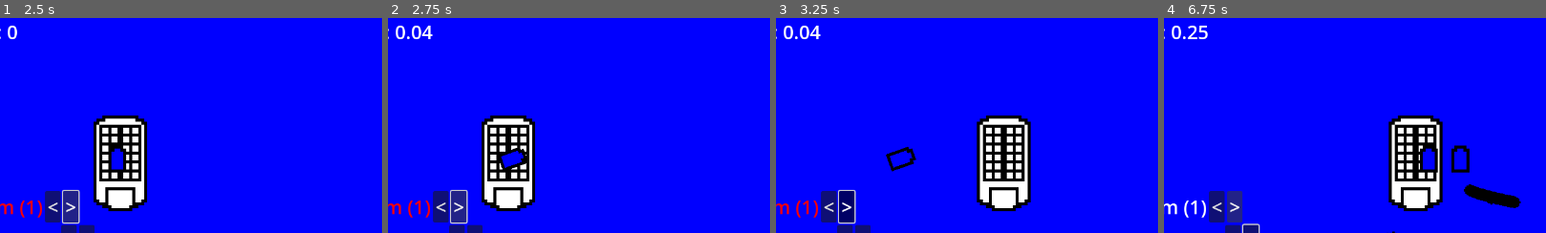
Above: before the commit, frames 1-4 (left to right).
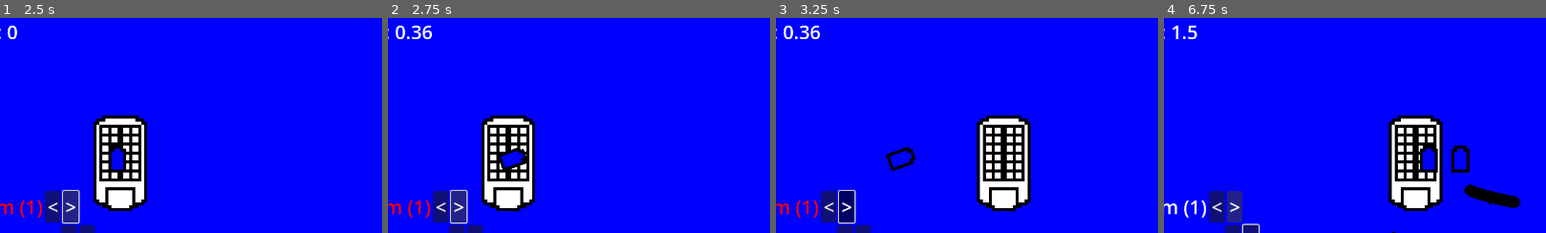
Above: after the commit, the same moments.

Repository: JoeyShapiro/ContainerCaptain
Game: Godot game, scene res://main.tscn
Same seed, same stepped clock (60 frames per second), same inputs: the game is played once before the commit and once after it.
Inputs:
- Up to frame 1 (2.5 s): click "New Game" at 0.5 s; click "<" at 1.25 s; click ">" at 2 s
- Up to frame 2 (2.75 s): no input
- Up to frame 3 (3.25 s): hold D (move_right) from 2.78 s (still down); hold Space (shoot) from 2.78 s (still down)
- Up to frame 4 (6.75 s): release D (move_right) at 3.53 s; release Space (shoot) at 3.53 s; hold Down (menu_down) 3.53-4.28 s; tap Space (shoot) at 3.6, 5.1, 6.6 s; tap Enter at 4.25 s; hold D (move_right) 4.28-5.03 s; hold Space (shoot) 4.28-5.03 s; hold Right (menu_scale_up) 5.03-5.78 s; hold Space (shoot) 5.78-6.53 s; hold A (move_left) from 5.78 s (still down)
The pictures show only the part of the screen within x 3-53%, y 29-79%; the shares and areas given below are measured in that part.

Frame 1 is identical in both runs. In frame 2, 0.2% of the frame differs, in the area x 6-12%, y 3-11%; in frame 3, 0.2%; in frame 4, 0.3%, in the area x 2-12%, y 3-11%.
Error in both runs: Invalid access of index '0' on a base object of type: 'Array[Node]'. (res://main.gd:140)

Commit message:
"fixed" difficuolty scale

Diff:
--- a/main.gd
+++ b/main.gd
@@ -46,8 +46,9 @@
 	$Hud.update_timer(timer)
 
 func game_over():
-	$ScoreTimer.stop()
-	$MobTimer.stop()
+	$Difficulty.stop()
+	$TimerMob.stop()
+
 	$Menu.show()
 
 func new_game():
@@ -117,9 +118,8 @@
 
 func _on_difficulty_timeout():
 	difficulty_counter += 1
-	difficulty_scale = snapped(1 / (1+3*exp(-(difficulty_counter-3))), 0.01)
+	difficulty_scale = snapped(3 / (1+exp(-(difficulty_counter-3))), 0.01)
 	$TimerMob.wait_time = 1 / (difficulty_scale)
-	print($TimerMob.wait_time)
 	$Hud.update_difficulty(difficulty_scale)
 
 func _on_player_hit():
